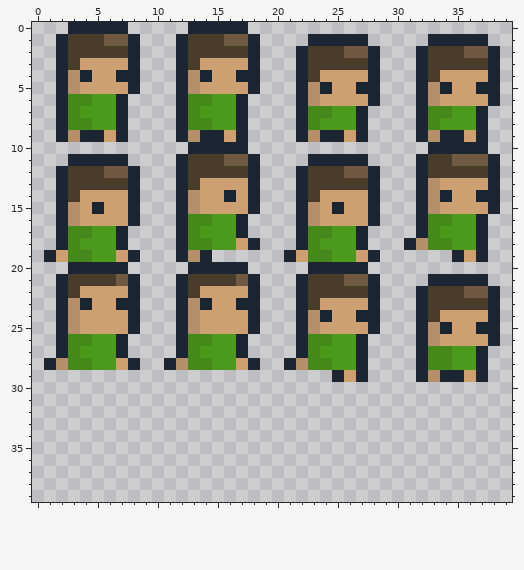
Edited in one commit: pixel-art sprite (character_base.png). That is the earlier state.
The file is 160x160 pixels, drawn in blocks of 4x4; one block is one cell here.
New version:
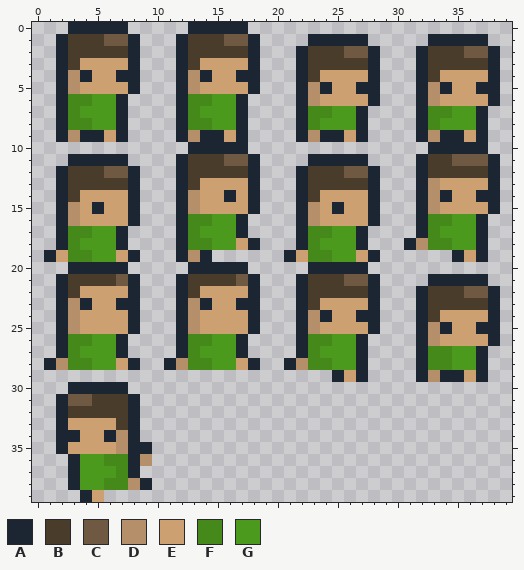
Palette (. is transparent): A #1b2632  B #493c2b  C #705942  D #b48f6a  E #cda072  F #44891a  G #4c9a1d
The edit:
{"y":30,"x":3,"old":".....","new":"AAAAA"}
{"y":31,"x":2,"old":".......","new":"ACCBBBA"}
{"y":32,"x":2,"old":".......","new":"ABBBBBA"}
{"y":33,"x":2,"old":".......","new":"AEEEEBA"}
{"y":34,"x":2,"old":".......","new":"AAEEADA"}
{"y":35,"x":2,"old":"........","new":"AEEEEDAA"}
{"y":36,"x":3,"old":".......","new":"AGGFFAD"}
{"y":37,"x":3,"old":"......","new":"AGGGFA"}
{"y":38,"x":3,"old":".......","new":"AGGFFDA"}
{"y":39,"x":4,"old":"..","new":"AE"}
{"label":"added","picture_box":[56,382,152,502]}
